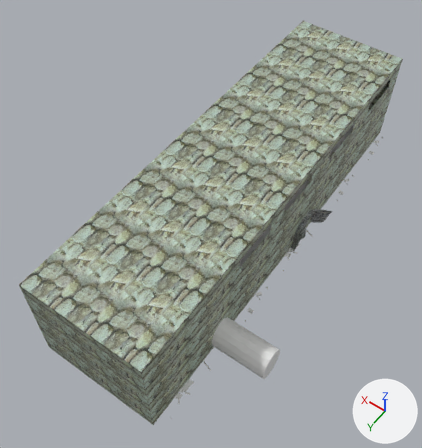
The Blender file data/levels/cages/cages.blend as it was, and as the next commit left it.
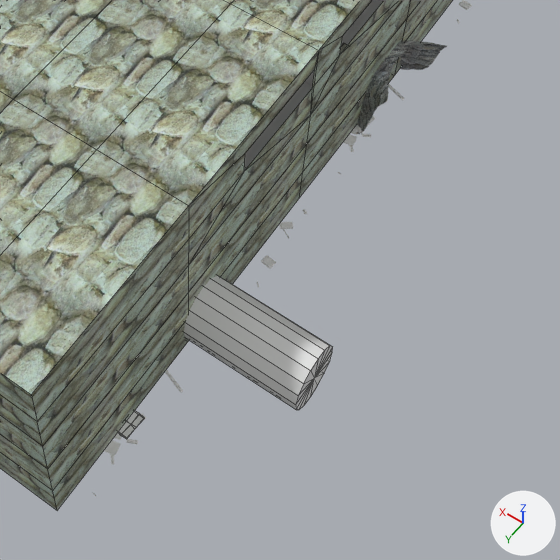
There are two pictures of each version: one whole from a 50 mm lens placed at (-101.0, 234.0, 321.0), pointed at (32.0, 47.0, 27.0), one close up on the part from 30% to 91% of the width and 43% to 100% of the height. Every picture has the same lights, and +X, +Y and +Z are marked at lower right. The close-ups show mesh edges as thin lines.

In view in the first close-up: 'Cylinder', 'Ground', 'NaturalRockSide', 'Walls'.
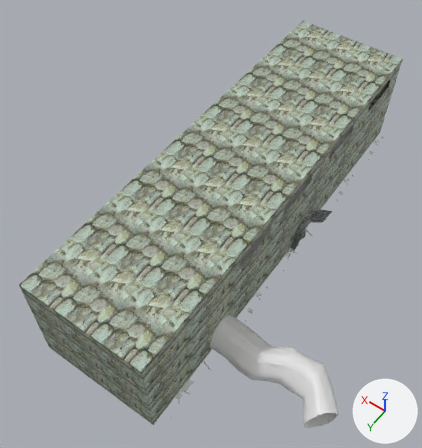
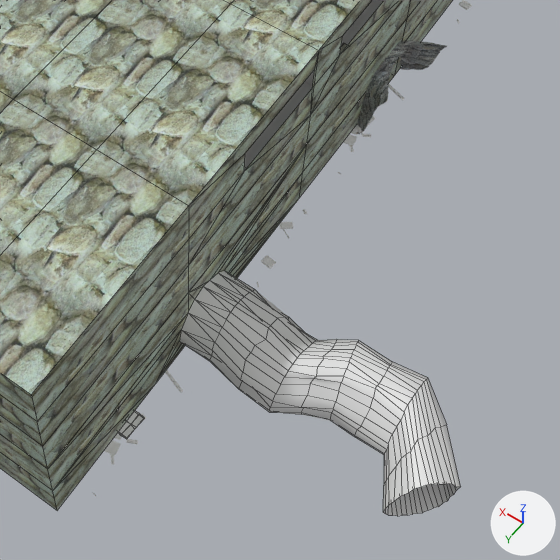
What differs and where, as boxes [x1, y1, x2, y2] in the close-ups (560 x 560 px):
```json
{"object": "Walls.001", "change": "added", "after": [179, 271, 460, 516]}
{"object": "Cylinder", "change": "deleted", "before": [184, 276, 333, 410]}
{"part": 1, "of": "me_meshwalls", "change": "built on", "before": [48, 146, 306, 510], "after": [48, 146, 306, 510]}
```

Scene script edits in JSON lines:
```json
{"block": "me_meshwalls", "where": "# used by ob_walls; location = (2.7, -15.4, 0.0); scale = (1.2, 2.0, 1.0)"}
{"op": "remove", "block": "me_meshwalls", "code": "me_meshwalls.from_pydata(...)  # 158 vertices, 155 faces; spans x -11.4..71.1, y -53.8..88.7, z 0.0..70.0"}
{"op": "add", "block": "me_meshwalls", "code": "me_meshwalls.from_pydata(...)  # 173 vertices, 175 faces; spans x -11.4..71.1, y -53.8..88.7, z 0.0..70.0"}
{"block": "me_meshwalls", "change": "me_meshwalls part 1"}
{"block": "me_meshwalls", "change": "2 vertices are removed from x -11.4, y 60.2, z 0.0..14.0"}
{"block": "me_meshwalls", "change": "4 faces are deleted"}
{"block": "me_meshwalls", "change": "17 vertices are added at x -11.4, y 51.7..67.7, z 0.0..21.0"}
{"block": "me_meshwalls", "change": "24 new faces join them"}
{"op": "add", "block": "me_meshwalls_001", "code": ["me_meshwalls_001 = bpy.data.meshes.new('MeshWalls.001')", "me_meshwalls_001.from_pydata(...)  # 304 vertices, 304 faces; spans x -78.5..-11.4, y 49.4..66.3, z 0.6..21.5", "me_meshwalls_001.polygons.foreach_set('use_smooth', [True] * 304)"]}
{"op": "remove", "block": "ob_cylinder", "code": ["ob_cylinder = bpy.data.objects.new('Cylinder', me_cylinder)", "ob_cylinder.location = (-35.7, 105.7, 9.1)", "ob_cylinder.rotation_euler = (1.571, 0.0, 1.571)  # degrees (90, 0, 90)", "ob_cylinder.scale = (0.78, 1.0, 0.48)"]}
{"op": "add", "block": "ob_walls_001", "code": ["ob_walls_001 = bpy.data.objects.new('Walls.001', me_meshwalls_001)", "ob_walls_001.location = (2.7, -15.4, 0.0)", "ob_walls_001.scale = (1.2, 2.0, 1.0)"]}
```
